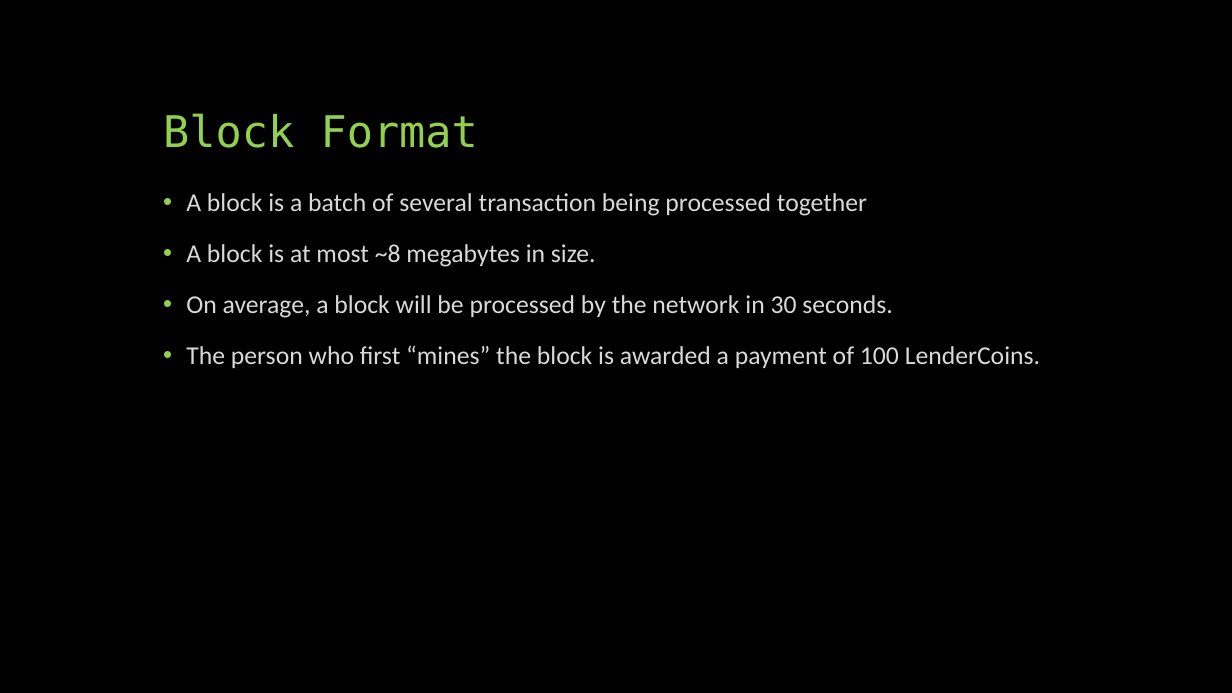
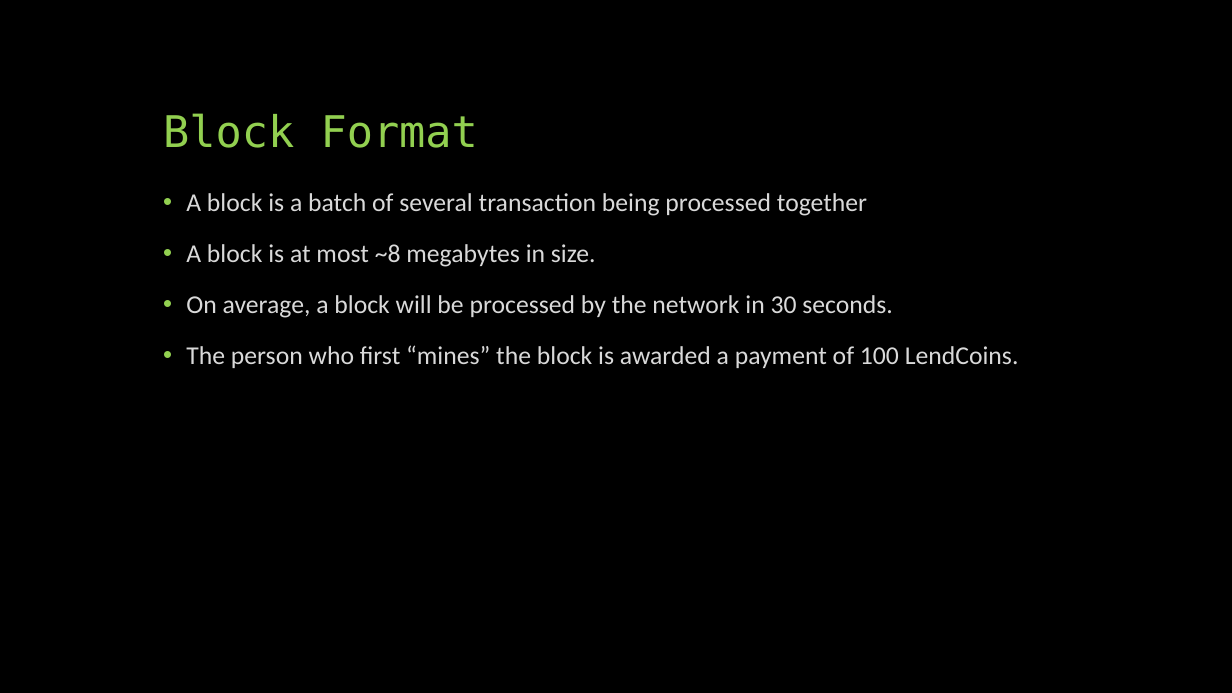
Before and after one commit to cowboy63/LendCoin, a slide deck: slide 8 of LendCoin.pptx. Drawn at 1232x693 pixels with LibreOffice and Linux fonts; fonts in the diff are those of the drawing. Boxes give left, top, right and bottom in pixels: in the first picture for what was removed or moved away, otherwise in the second. Text is boxed around its words. In the diff, an @@ line names an element or a change of style, - is before the commit and + after.

```diff
--- a/LendCoin.pptx
+++ b/LendCoin.pptx
@@ text at [186, 345, 1019, 368]: text changed @@
-• The person who first “mines” the block is awarded a payment of 100 LenderCoins.
+• The person who first “mines” the block is awarded a payment of 100 LendCoins.
```
Also in this commit, not shown: 3 other slides changed.
